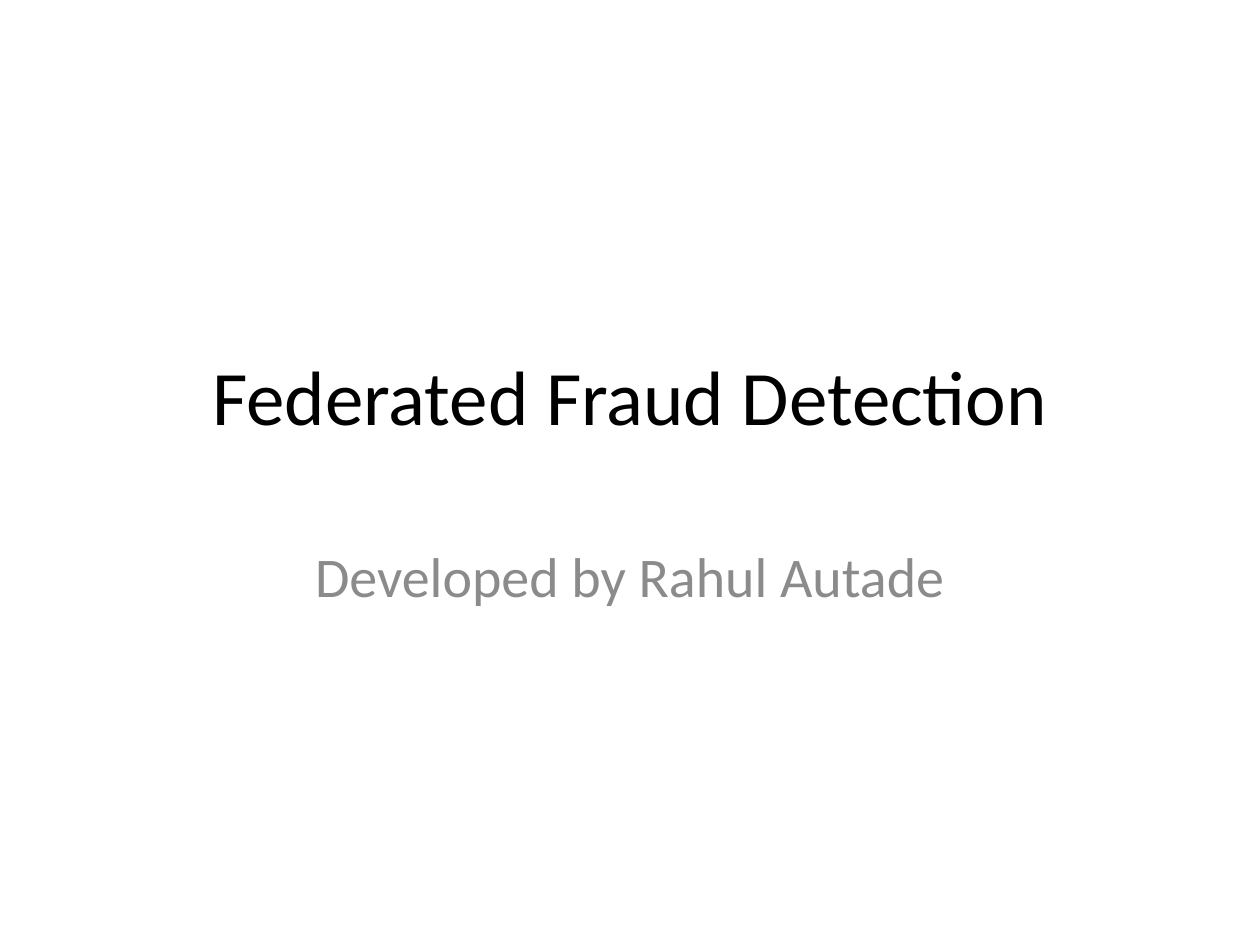
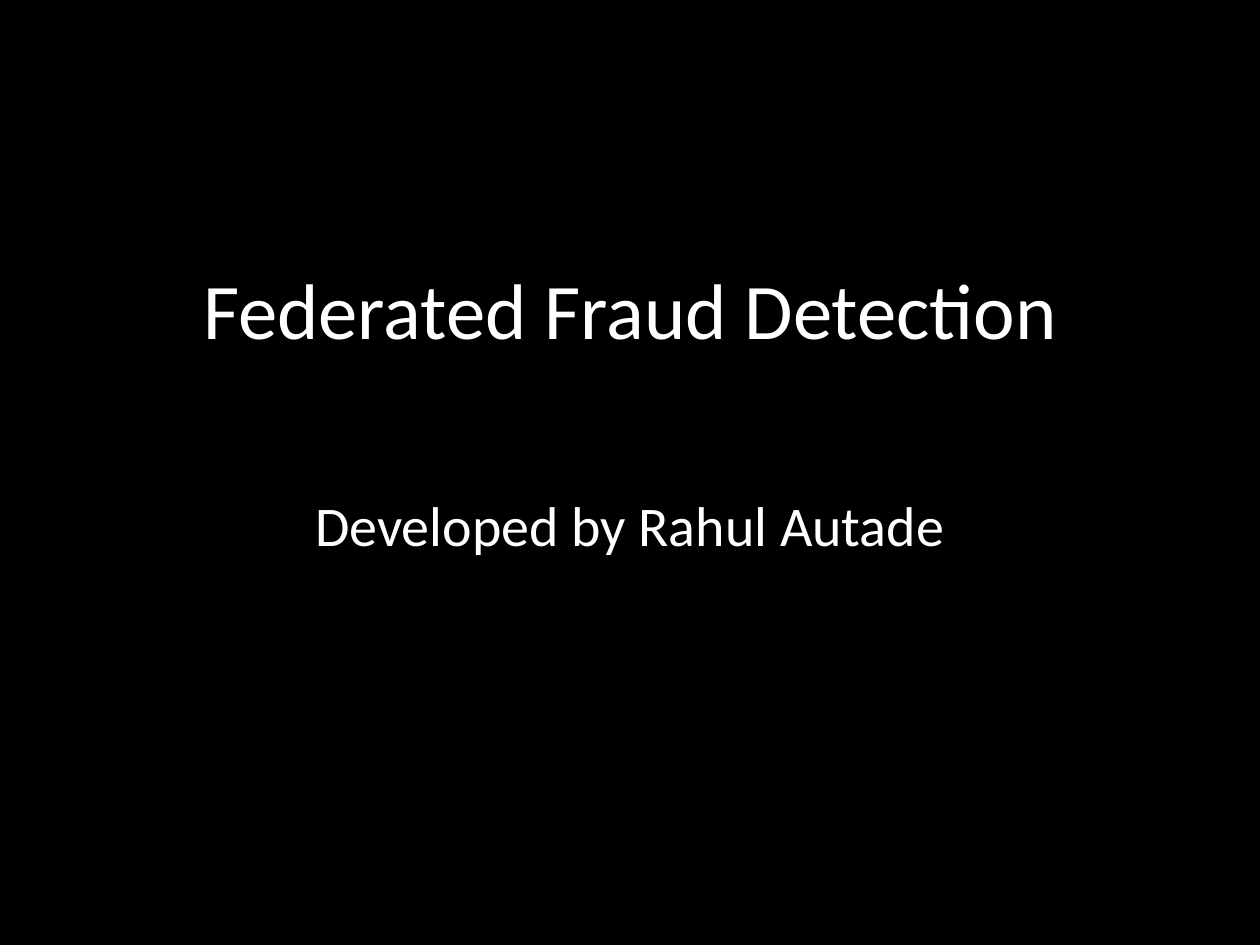
Before and after one commit to rahul2287/fraud-detection-federated, a slide deck: slide 1 of fraud-detection-federated/docs/fraud_detection_presentation.pptx. Drawn at 1260x945 pixels with LibreOffice and Linux fonts; fonts in the diff are those of the drawing; background and template pictures are left out; a plain dark background stands for a picture behind light text. Boxes give left, top, right and bottom in pixels: in the first picture for what was removed or moved away, otherwise in the second. Text is boxed around its words. In the diff, an @@ line names an element or a change of style, - is before the commit and + after.

```diff
--- a/fraud-detection-federated/docs/fraud_detection_presentation.pptx
+++ b/fraud-detection-federated/docs/fraud_detection_presentation.pptx
@@ background #FFFFFF to picture (left out) @@
@@ rectangle added at [0, 0, 1260, 945], fill #000000 @@
@@ title "Federated Fraud Detection": place and size @@
-title "Federated Fraud Detection" at [212, 371, 1047, 426]
+title "Federated Fraud Detection" at [203, 284, 1057, 340]
@@ title "Federated Fraud Detection" at [203, 284, 1057, 340]: size 44 to 45 pt, text colour #000000 to #FFFFFF @@
@@ subtitle "Developed by Rahul Autade": place and size @@
-subtitle "Developed by Rahul Autade" at [315, 558, 944, 606]
+subtitle "Developed by Rahul Autade" at [315, 507, 944, 555]
@@ subtitle "Developed by Rahul Autade" at [315, 507, 944, 555]: text colour #8C8C8C to #FFFFFF @@
```
Also in this commit, not shown: 3 other slides changed, 5 slides added.
